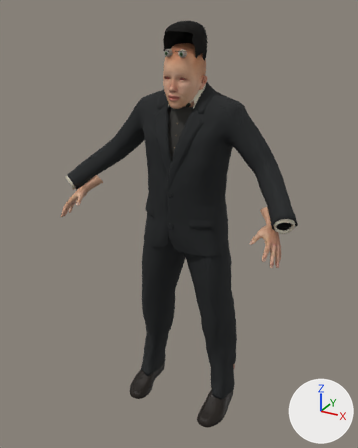
The Blender file assets/scene-people/whitehead.blend, before and after one commit.
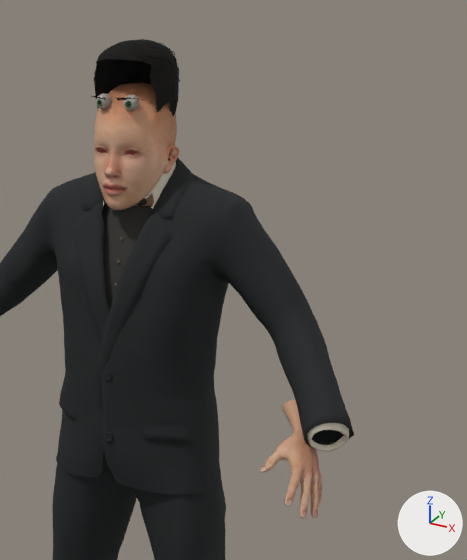
Old and new are each drawn whole from a 50 mm lens placed at (0.936, -1.806, 1.794), pointed at (-0.022, -0.063, 0.923) and again close up on the part from 32% to 99% of the width and 0% to 65% of the height. Lighting does not change. The marker at lower right points along +X, +Y and +Z. The older version's two pictures come first.

Objects in the first close-up: 'Snow anatomy', 'Snow high waistcoat', 'Snow swept hair', 'Snow tailored coat and trousers' and 3 more.
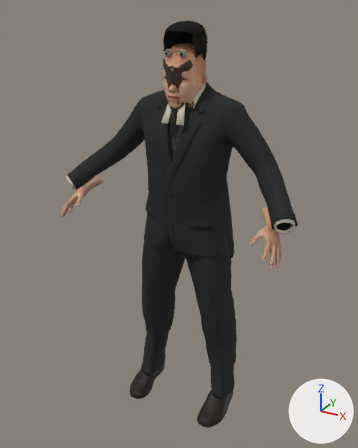
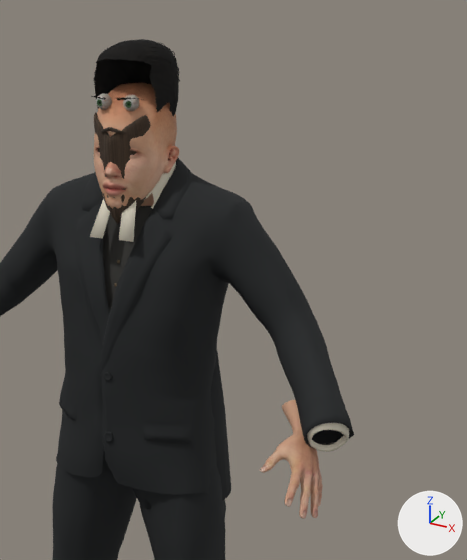
Location of each change, [x1, y1, x2, y2] in pixels of the close-ups (467 x 560 px):
'Whitehead beard', added (brown): after [94, 112, 151, 224]
'Whitehead frock coat skirts', added (mostly hidden): after [94, 349, 231, 509]
'Whitehead linen band 1', added (pale yellow): after [119, 201, 136, 242]
'Whitehead linen band -1', added (pale yellow): after [90, 199, 110, 238]
'Whitehead moustache 1', added: after [110, 127, 126, 134]

What changed in the scene script:
```text
Add img_whitehead_beard_strands_002:
    img_whitehead_beard_strands_002 = load_image('Whitehead beard strands.002', '_unpacked/Whitehead_beard_strands.002', 256, 256, 'sRGB')
Add mat_clerical_beard:
    mat_clerical_beard = principled_material('Clerical beard')
    mat_clerical_beard.texture = img_whitehead_beard_strands_002
    mat_clerical_beard.roughness = 0.9
Add me_whitehead_frock_coat_skirts_001:
    me_whitehead_frock_coat_skirts_001.from_pydata(...)  # 99 vertices, 64 faces; spans x -0.203..0.203, y -0.125..0.165, z 0.78..1.12
    me_whitehead_frock_coat_skirts_001.polygons.foreach_set('use_smooth', [True] * 64)
    me_whitehead_frock_coat_skirts_001.materials.append(mat_coat)  # black #292b2c
Add me_whitehead_linen_band_1_001:
    me_whitehead_linen_band_1_001.from_pydata([(0.008, -0.111, 1.486), (0.031, -0.105, 1.486), (0.05, -0.157, 1.381), (0.019, -0.16, 1.382)], [], [(0, 1, 2, 3)])
    me_whitehead_linen_band_1_001.polygons.foreach_set('use_smooth', [True] * 1)
    me_whitehead_linen_band_1_001.materials.append(mat_shirt)  # pale yellow #ded7c4
Add me_whitehead_linen_band__1_001:
    me_whitehead_linen_band__1_001.from_pydata([(-0.008, -0.111, 1.486), (-0.031, -0.105, 1.486), (-0.05, -0.157, 1.381), (-0.019, -0.16, 1.382)], [], [(0, 1, 2, 3)])
    me_whitehead_linen_band__1_001.polygons.foreach_set('use_smooth', [True] * 1)
    me_whitehead_linen_band__1_001.materials.append(mat_shirt)  # pale yellow #ded7c4
Add me_whitehead_moustache_1_001:
    me_whitehead_moustache_1_001.from_pydata(...)  # 72 vertices, 64 faces; spans x 0.002..0.037, y -0.163..-0.1318, z 1.5798..1.594
    me_whitehead_moustache_1_001.polygons.foreach_set('use_smooth', [True] * 64)
    me_whitehead_moustache_1_001.materials.append(mat_clerical_beard)  # picture img_whitehead_beard_strands_002
Add me_whitehead_beard_001:
    me_whitehead_beard_001.from_pydata(...)  # 246 vertices, 200 faces; spans x -0.064..0.064, y -0.166..-0.08, z 1.404..1.618
    me_whitehead_beard_001.polygons.foreach_set('use_smooth', [True] * 200)
    me_whitehead_beard_001.materials.append(mat_clerical_beard)  # picture img_whitehead_beard_strands_002
Add ob_whitehead_frock_coat_skirts:
    ob_whitehead_frock_coat_skirts = bpy.data.objects.new('Whitehead frock coat skirts', me_whitehead_frock_coat_skirts_001)
    ob_whitehead_frock_coat_skirts.location = (0.0, 0.0, 0.0)
    _m = ob_whitehead_frock_coat_skirts.modifiers.new('Wool thickness', 'SOLIDIFY')
    _m.thickness = 0.007
Add ob_whitehead_linen_band_1:
    ob_whitehead_linen_band_1 = bpy.data.objects.new('Whitehead linen band 1', me_whitehead_linen_band_1_001)
    ob_whitehead_linen_band_1.location = (0.0, 0.0, 0.0)
    _m = ob_whitehead_linen_band_1.modifiers.new('Linen thickness', 'SOLIDIFY')
    _m.thickness = 0.002
Add ob_whitehead_linen_band__1:
    ob_whitehead_linen_band__1 = bpy.data.objects.new('Whitehead linen band -1', me_whitehead_linen_band__1_001)
    ob_whitehead_linen_band__1.location = (0.0, 0.0, 0.0)
    _m = ob_whitehead_linen_band__1.modifiers.new('Linen thickness', 'SOLIDIFY')
    _m.thickness = 0.002
Add ob_whitehead_moustache_1:
    ob_whitehead_moustache_1 = bpy.data.objects.new('Whitehead moustache 1', me_whitehead_moustache_1_001)
    ob_whitehead_moustache_1.location = (0.0, 0.0, 0.0)
Add ob_whitehead_beard:
    ob_whitehead_beard = bpy.data.objects.new('Whitehead beard', me_whitehead_beard_001)
    ob_whitehead_beard.location = (0.0, 0.0, 0.0)
    _m = ob_whitehead_beard.modifiers.new('Solid connected beard', 'SOLIDIFY')
    _m.thickness = 0.012
    _m = ob_whitehead_beard.modifiers.new('Soft beard contours', 'SUBSURF')
```
